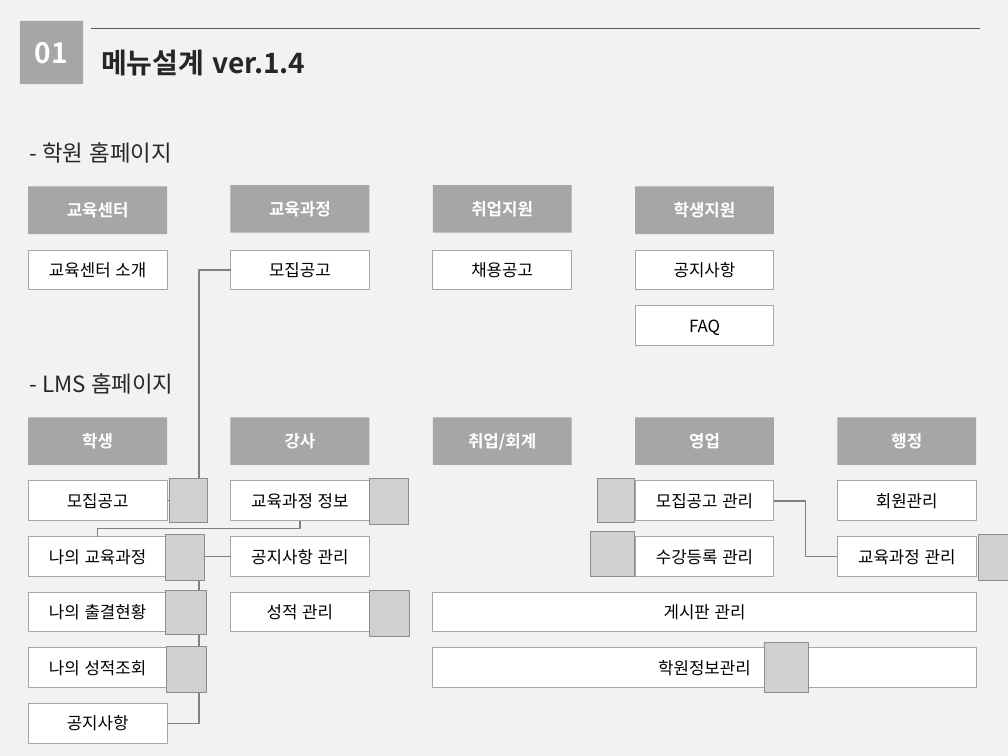
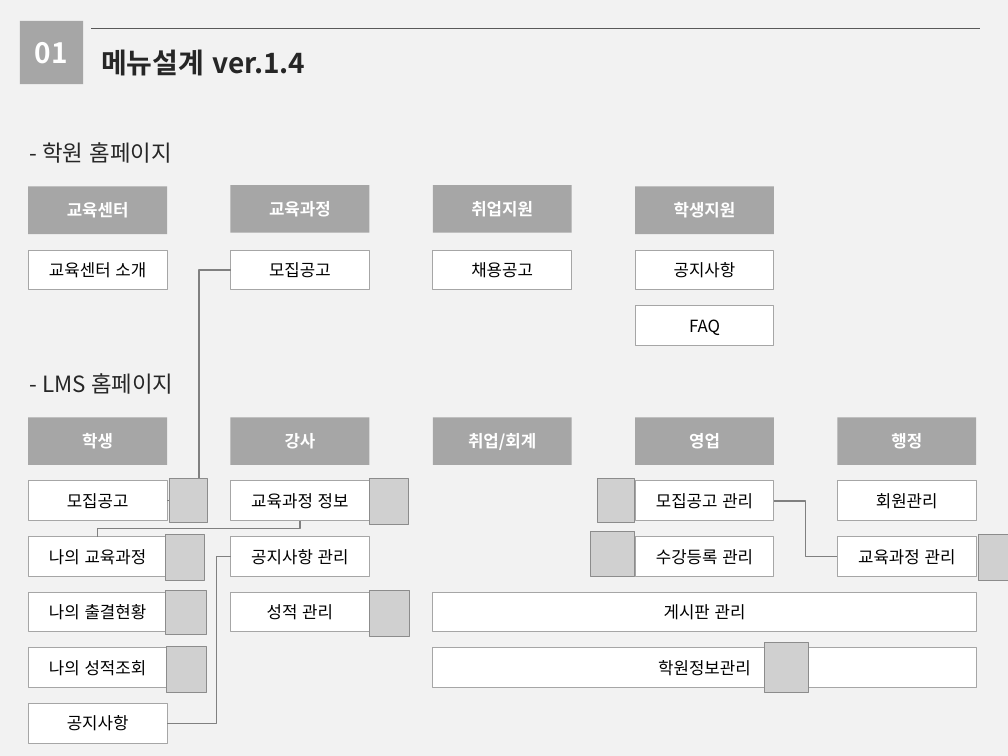
Before and after one commit to h62j8n/bitcamp_lms, a slide deck: slide 1 of menu.ver0.4.pptx. Drawn at 1008x756 pixels with LibreOffice and Linux fonts; fonts in the diff are those of the drawing; grey boxes stand for pictures. Boxes give left, top, right and bottom in pixels: in the first picture for what was removed or moved away, otherwise in the second. Text is boxed around its words. In the diff, an @@ line names an element or a change of style, - is before the commit and + after.

```diff
--- a/menu.ver0.4.pptx
+++ b/menu.ver0.4.pptx
@@ elbow line (231, 556) - (167, 724): route changed @@
```
Also in this commit, not shown: 2 other files.
